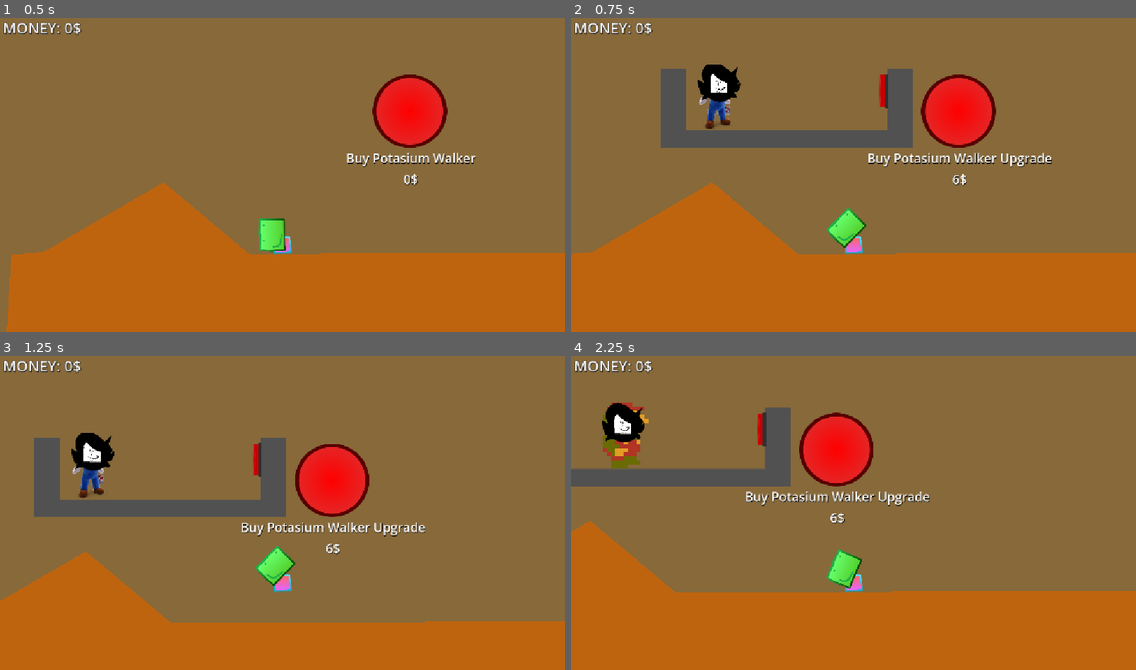
Above: before the commit, frames 1-4 (two rows, left to right).
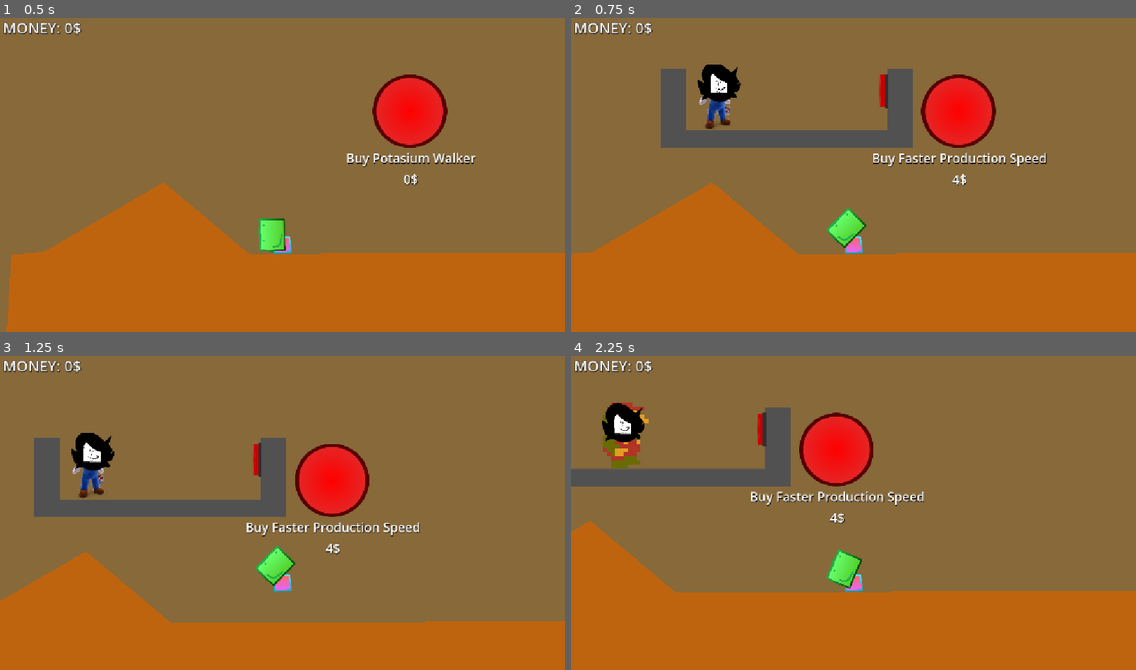
Above: after the commit, the same moments.

Repository: gubrey/feelin-tycoonish
Game: Godot game, scene res://main.tscn
Two runs of this game, one before a commit and one after it. Both use one fixed random seed, a clock stepped at 60 frames per second and the inputs below. Sound files missing from this copy of the repository are replaced by a short silence.
Inputs (mouse positions are in pixels of both pictures, inside the frame that each line leads up to):
- Up to frame 1 (0.5 s): no input
- Up to frame 2 (0.75 s): move the mouse to (977, 112) at 0.52 s; hold D (player_right) from 0.53 s (still down); click (977, 112) at 0.67 s
- Up to frame 3 (1.25 s): keep holding D (player_right); tap W (player_jump) at 0.77 s
- Up to frame 4 (2.25 s): move the mouse to (898, 478) at 1.27 s; click (898, 478) at 1.42 s; tap W (player_jump) at 1.52 s; move the mouse to (910, 440) at 2.02 s; release D (player_right) at 2.03 s; hold A (player_left) from 2.03 s (still down)

Frame 1 is identical in both runs. In frame 2, 0.8% of the frame differs, in the area x 52-86%, y 42-54%; in frame 3, 0.8%; in frame 4, 0.9%, in the area x 31-64%, y 43-54%.

Commit message:
more upgradyes

Diff:
--- a/buyables/walker/walker.gd
+++ b/buyables/walker/walker.gd
@@ -5,6 +5,7 @@
 @onready var potasium: AnimatedSprite2D = $Potasium
 
 var walking_time: float = 3.0
+var value: int = 2
 
 func _ready():
 	super()
@@ -13,6 +14,9 @@
 func _buyable_bought():
 	if Game.buyable_bought_list.has(id + "_upgrade0"):
 		walking_time = 1.5
+
+	if Game.buyable_bought_list.has(id + "_upgrade1"):
+		value = 4
 
 func _on_buy():
 	potasium.position = Vector2(-190, -30)
@@ -40,7 +44,7 @@
 		# wait for the tween to finish...
 		await tween.finished
 
-		Game.money += 2
+		Game.money += value
 		# this function takes in global coordinates, so we need to convert it accordingly
 		_play_coin_sound(to_global(Vector2(259, -45)))
 
--- a/map/start.tscn
+++ b/map/start.tscn
@@ -219,9 +219,16 @@
 [node name="WalkerUpgradeButton" parent="." instance=ExtResource("1_2eqjb")]
 position = Vector2(1022, 128)
 buyable_id = "walker0_upgrade0"
-buyable_name = "Potasium Walker Upgrade"
-price = 6
+buyable_name = "Faster Production Speed"
+price = 4
 requires = Array[String](["walker0"])
+
+[node name="WalkerUpgradeButton2" parent="." instance=ExtResource("1_2eqjb")]
+position = Vector2(1022, 128)
+buyable_id = "walker0_upgrade1"
+buyable_name = "More Potasi-Value"
+price = 16
+requires = Array[String](["walker0", "walker0_upgrade0"])
 
 [node name="Walker" type="Node2D" parent="."]
 position = Vector2(558, 120)
@@ -241,7 +248,7 @@
 position = Vector2(2537, 98)
 buyable_id = "music_man"
 buyable_name = "Music"
-price = 12
+price = 20
 
 [node name="MusicBuyable" type="Node2D" parent="."]
 position = Vector2(2537, 98)
